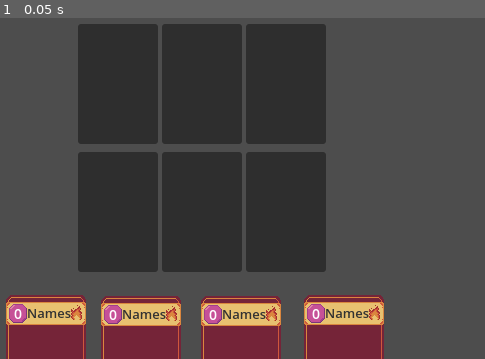
Above: before the commit, frame 1.
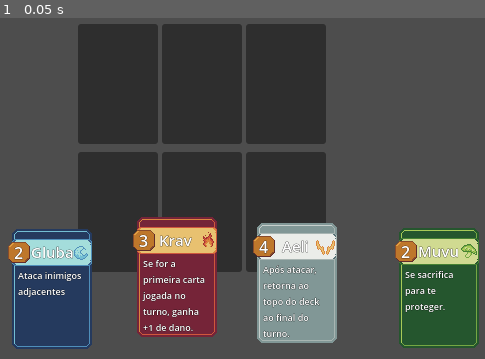
Above: after the commit, the same moment.

Repository: JonathanGoveira/CardGameTemplateGodot
Game: Godot game, scene res://scenes/battle_scene.tscn
Same seed, same stepped clock (60 frames per second), same inputs: the game is played once before the commit and once after it.
Inputs:
- Up to frame 1 (0.05 s): no input

The runs differ from the first frame. In frame 1, 29% of the frame differs, in the area x 1-99%, y 58-100%.

Commit message:
Created data card
Criado a estrutura dos dados das cartas como Resource e criado um script base para os efeitos das cartas chamado DomEffect

Diff:
--- a/cardgametemplate/scenes/battle_scene.tscn
+++ b/cardgametemplate/scenes/battle_scene.tscn
@@ -1,7 +1,11 @@
-[gd_scene load_steps=3 format=3 uid="uid://yuveqbc7xvx4"]
+[gd_scene load_steps=7 format=3 uid="uid://yuveqbc7xvx4"]
 
 [ext_resource type="PackedScene" uid="uid://dkuk5uaw56b8f" path="res://scenes/board.tscn" id="1_kinr6"]
-[ext_resource type="PackedScene" uid="uid://de5yyhfqcn1gb" path="res://scenes/cards/card_template.tscn" id="2_rca61"]
+[ext_resource type="PackedScene" uid="uid://b2f0gstxcgifp" path="res://scenes/cards/card_base.tscn" id="2_rca61"]
+[ext_resource type="Resource" uid="uid://cnjqx25hjbo5x" path="res://scripts/cards/data/nymara/gluba_card_data.tres" id="3_8qdv8"]
+[ext_resource type="Resource" uid="uid://bkajiysgoiwdc" path="res://scripts/cards/data/lumestral/krav_card_data.tres" id="4_8qdv8"]
+[ext_resource type="Resource" uid="uid://dfh03sg6oh3qk" path="res://scripts/cards/data/aerelis/aeli_card_data.tres" id="5_1i8jf"]
+[ext_resource type="Resource" uid="uid://d21nvole0t8r5" path="res://scripts/cards/data/drelvara/muvu_card_data.tres" id="6_svpld"]
 
 [node name="GameManager" type="Node"]
 
@@ -15,14 +19,30 @@
 offset_right = 171.0
 offset_bottom = 25.0
 
-[node name="CardTemplate" parent="." instance=ExtResource("2_rca61")]
-position = Vector2(139, 356)
+[node name="Gluba" parent="." instance=ExtResource("2_rca61")]
+offset_left = 101.0
+offset_top = 230.0
+offset_right = 141.0
+offset_bottom = 270.0
+dados = ExtResource("3_8qdv8")
 
-[node name="CardTemplate2" parent="." instance=ExtResource("2_rca61")]
-position = Vector2(234, 357)
+[node name="Krav" parent="." instance=ExtResource("2_rca61")]
+offset_left = 226.0
+offset_top = 218.0
+offset_right = 266.0
+offset_bottom = 258.0
+dados = ExtResource("4_8qdv8")
 
-[node name="CardTemplate3" parent="." instance=ExtResource("2_rca61")]
-position = Vector2(334, 357)
+[node name="Aeli" parent="." instance=ExtResource("2_rca61")]
+offset_left = 346.0
+offset_top = 224.0
+offset_right = 386.0
+offset_bottom = 264.0
+dados = ExtResource("5_1i8jf")
 
-[node name="CardTemplate4" parent="." instance=ExtResource("2_rca61")]
-position = Vector2(437, 356)
+[node name="Muvu" parent="." instance=ExtResource("2_rca61")]
+offset_left = 488.0
+offset_top = 229.0
+offset_right = 528.0
+offset_bottom = 269.0
+dados = ExtResource("6_svpld")
--- /dev/null
+++ b/cardgametemplate/scenes/cards/card_base.tscn
@@ -0,0 +1,56 @@
+[gd_scene load_steps=5 format=3 uid="uid://b2f0gstxcgifp"]
+
+[ext_resource type="Script" uid="uid://0n5l5kkek0l1" path="res://scripts/cards/card_base.gd" id="1_gqcvk"]
+
+[sub_resource type="LabelSettings" id="LabelSettings_vvmxj"]
+font_size = 15
+outline_size = 1
+outline_color = Color(0, 0, 0, 1)
+
+[sub_resource type="LabelSettings" id="LabelSettings_sf5il"]
+outline_size = 1
+outline_color = Color(0, 0, 0, 1)
+
+[sub_resource type="LabelSettings" id="LabelSettings_uh4ib"]
+font_size = 9
+outline_size = 1
+outline_color = Color(0, 0, 0, 1)
+
+[node name="CardBase" type="Control"]
+layout_mode = 3
+anchors_preset = 0
+offset_right = 40.0
+offset_bottom = 40.0
+script = ExtResource("1_gqcvk")
+
+[node name="TextureRect" type="TextureRect" parent="."]
+layout_mode = 0
+offset_right = 40.0
+offset_bottom = 40.0
+
+[node name="nome" type="Label" parent="."]
+layout_mode = 0
+offset_left = 23.0
+offset_top = 12.0
+offset_right = 63.0
+offset_bottom = 35.0
+label_settings = SubResource("LabelSettings_vvmxj")
+horizontal_alignment = 1
+
+[node name="dano" type="Label" parent="."]
+layout_mode = 0
+offset_left = 2.0
+offset_top = 12.0
+offset_right = 20.0
+offset_bottom = 35.0
+label_settings = SubResource("LabelSettings_sf5il")
+horizontal_alignment = 1
+
+[node name="descricaoDom" type="Label" parent="."]
+layout_mode = 0
+offset_left = 10.0
+offset_top = 40.0
+offset_right = 80.0
+offset_bottom = 98.0
+label_settings = SubResource("LabelSettings_uh4ib")
+autowrap_mode = 2
--- a/cardgametemplate/scenes/cards/card_template.tscn
+++ /dev/null
@@ -1,69 +0,0 @@
-[gd_scene load_steps=6 format=3 uid="uid://de5yyhfqcn1gb"]
-
-[ext_resource type="Texture2D" uid="uid://bo8e0k5bkr7vy" path="res://assets/cartas_template.png" id="1_mcxlm"]
-
-[sub_resource type="RectangleShape2D" id="RectangleShape2D_nk7vo"]
-size = Vector2(80, 120)
-
-[sub_resource type="LabelSettings" id="LabelSettings_mcxlm"]
-font_size = 13
-font_color = Color(0.196078, 0.196078, 0.196078, 1)
-
-[sub_resource type="LabelSettings" id="LabelSettings_nk7vo"]
-font_size = 14
-
-[sub_resource type="LabelSettings" id="LabelSettings_acu0s"]
-font_size = 11
-font_color = Color(0.176471, 0.176471, 0.176471, 1)
-
-[node name="CardTemplate" type="Node2D"]
-
-[node name="Area2D" type="Area2D" parent="."]
-
-[node name="CollisionShape2D" type="CollisionShape2D" parent="Area2D"]
-shape = SubResource("RectangleShape2D_nk7vo")
-
-[node name="Sprite2D" type="Sprite2D" parent="."]
-texture = ExtResource("1_mcxlm")
-hframes = 5
-frame = 1
-
-[node name="Name" type="Label" parent="."]
-offset_left = -19.0
-offset_top = -51.0
-offset_right = 25.0
-offset_bottom = -28.0
-size_flags_horizontal = 0
-size_flags_vertical = 0
-text = "Names"
-label_settings = SubResource("LabelSettings_mcxlm")
-horizontal_alignment = 1
-metadata/_edit_use_anchors_ = true
-
-[node name="Damage" type="Label" parent="."]
-offset_left = -36.0
-offset_top = -51.0
-offset_right = -20.0
-offset_bottom = -31.0
-text = "0"
-label_settings = SubResource("LabelSettings_nk7vo")
-horizontal_alignment = 1
-metadata/_edit_use_anchors_ = true
-
-[node name="Description" type="Label" parent="."]
-anchors_preset = 3
-anchor_left = 1.0
-anchor_top = 1.0
-anchor_right = 1.0
-anchor_bottom = 1.0
-offset_left = -35.0
-offset_top = 22.0
-offset_right = 66.0
-offset_bottom = 61.0
-grow_horizontal = 0
-grow_vertical = 0
-text = "Description"
-label_settings = SubResource("LabelSettings_acu0s")
-autowrap_mode = 2
-
-[node name="AnimationPlayer" type="AnimationPlayer" parent="."]
--- /dev/null
+++ b/cardgametemplate/scripts/cards/card_base.gd
@@ -0,0 +1,19 @@
+extends Control
+
+class_name CardBase
+
+@export var dados: CardData
+var habilidade: int
+var mana_acoplada: int = 0
+
+func _ready() -> void:
+	atualizar_ui()
+
+func atualizar_ui():
+	if dados == null:
+		return
+
+	$TextureRect.texture = dados.imagem_carta
+	$nome.text = dados.nome
+	$dano.text = str(dados.dano_base)
+	$descricaoDom.text = dados.descricao_dom
--- /dev/null
+++ b/cardgametemplate/scripts/cards/card_data.gd
@@ -0,0 +1,10 @@
+extends Resource
+
+class_name CardData
+
+@export var imagem_carta: Texture2D
+@export var nome: String
+@export var reino: String
+@export var dano_base: int
+@export var descricao_dom: String
+@export var dom: DomEffect
--- /dev/null
+++ b/cardgametemplate/scripts/cards/data/aerelis/aeli_card_data.tres
@@ -0,0 +1,13 @@
+[gd_resource type="Resource" script_class="CardData" load_steps=3 format=3 uid="uid://dfh03sg6oh3qk"]
+
+[ext_resource type="Texture2D" uid="uid://cptc6lofd6j4w" path="res://assets/aerelis.png" id="1_6545m"]
+[ext_resource type="Script" uid="uid://1crh8aj4cmt3" path="res://scripts/cards/card_data.gd" id="1_onkx7"]
+
+[resource]
+script = ExtResource("1_onkx7")
+imagem_carta = ExtResource("1_6545m")
+nome = "Aeli"
+reino = "Aerelis"
+dano_base = 4
+descricao_dom = "Após atacar, retorna ao topo do deck ao final do turno."
+metadata/_custom_type_script = "uid://1crh8aj4cmt3"
--- /dev/null
+++ b/cardgametemplate/scripts/cards/data/drelvara/muvu_card_data.tres
@@ -0,0 +1,19 @@
+[gd_resource type="Resource" script_class="CardData" load_steps=5 format=3 uid="uid://d21nvole0t8r5"]
+
+[ext_resource type="Script" uid="uid://1crh8aj4cmt3" path="res://scripts/cards/card_data.gd" id="1_6v6mk"]
+[ext_resource type="Script" uid="uid://qyjq6d6bddgl" path="res://scripts/cards/effects/drelvara/muvu_effect.gd" id="1_tpkk5"]
+[ext_resource type="Texture2D" uid="uid://crdew7cv1q25w" path="res://assets/drelvara.png" id="2_ddwhf"]
+
+[sub_resource type="Resource" id="Resource_ctrdq"]
+script = ExtResource("1_tpkk5")
+metadata/_custom_type_script = "uid://qyjq6d6bddgl"
+
+[resource]
+script = ExtResource("1_6v6mk")
+imagem_carta = ExtResource("2_ddwhf")
+nome = "Muvu"
+reino = "Drelvara"
+dano_base = 2
+descricao_dom = "Se sacrifica para te proteger."
+dom = SubResource("Resource_ctrdq")
+metadata/_custom_type_script = "uid://1crh8aj4cmt3"
--- /dev/null
+++ b/cardgametemplate/scripts/cards/data/lumestral/krav_card_data.tres
@@ -0,0 +1,19 @@
+[gd_resource type="Resource" script_class="CardData" load_steps=5 format=3 uid="uid://bkajiysgoiwdc"]
+
+[ext_resource type="Script" uid="uid://1crh8aj4cmt3" path="res://scripts/cards/card_data.gd" id="1_33i62"]
+[ext_resource type="Texture2D" uid="uid://8fae1hn3xobh" path="res://assets/lumestral.png" id="1_gl3fi"]
+[ext_resource type="Script" uid="uid://dfv4llsl86v8q" path="res://scripts/cards/effects/lumestral/krav_effect.gd" id="1_wpsmd"]
+
+[sub_resource type="Resource" id="Resource_chkxl"]
+script = ExtResource("1_wpsmd")
+metadata/_custom_type_script = "uid://dfv4llsl86v8q"
+
+[resource]
+script = ExtResource("1_33i62")
+imagem_carta = ExtResource("1_gl3fi")
+nome = "Krav"
+reino = "Lumestral"
+dano_base = 3
+descricao_dom = "Se for a primeira carta jogada no turno, ganha +1 de dano."
+dom = SubResource("Resource_chkxl")
+metadata/_custom_type_script = "uid://1crh8aj4cmt3"
--- /dev/null
+++ b/cardgametemplate/scripts/cards/data/nymara/gluba_card_data.tres
@@ -0,0 +1,19 @@
+[gd_resource type="Resource" script_class="CardData" load_steps=5 format=3 uid="uid://cnjqx25hjbo5x"]
+
+[ext_resource type="Script" uid="uid://1crh8aj4cmt3" path="res://scripts/cards/card_data.gd" id="1_62hcd"]
+[ext_resource type="Script" uid="uid://c1jaekvepxu27" path="res://scripts/cards/effects/nymara/gluba_effect.gd" id="1_vbjv7"]
+[ext_resource type="Texture2D" uid="uid://c3h3qtftgxxjj" path="res://assets/nymara.png" id="2_2euja"]
+
+[sub_resource type="Resource" id="Resource_vbjv7"]
+script = ExtResource("1_vbjv7")
+metadata/_custom_type_script = "uid://c1jaekvepxu27"
+
+[resource]
+script = ExtResource("1_62hcd")
+imagem_carta = ExtResource("2_2euja")
+nome = "Gluba"
+reino = "Nymara"
+dano_base = 2
+descricao_dom = "Ataca inimigos adjacentes"
+dom = SubResource("Resource_vbjv7")
+metadata/_custom_type_script = "uid://1crh8aj4cmt3"
--- /dev/null
+++ b/cardgametemplate/scripts/cards/dom_effect_resource.gd
@@ -0,0 +1,7 @@
+extends Resource
+
+class_name  DomEffect
+
+func exectar (card, board_state) -> void:
+	# Essa função será sobrescrita pelas subclasses (como Gluba, Muvu)
+	pass
--- /dev/null
+++ b/cardgametemplate/scripts/cards/effects/aerelis/aeli_effect.gd
@@ -0,0 +1,8 @@
+extends DomEffect
+
+class_name AeliEffect
+
+func executar (card, board_state) -> void:
+	# O Dom ainda não executa a lógica,
+	# Mas isso aqui garante que o jogo não quebre.
+	print("Aeli entrou em campo.")
--- /dev/null
+++ b/cardgametemplate/scripts/cards/effects/drelvara/muvu_effect.gd
@@ -0,0 +1,8 @@
+extends DomEffect
+
+class_name MuvuEffect
+
+func executar (card, board_state) -> void:
+	# O Dom ainda não executa a lógica,
+	# Mas isso aqui garante que o jogo não quebre.
+	print("Muvu entrou em campo.")
--- /dev/null
+++ b/cardgametemplate/scripts/cards/effects/lumestral/krav_effect.gd
@@ -0,0 +1,8 @@
+extends DomEffect
+
+class_name KravEffect
+
+func executar (card, board_state) -> void:
+	# O Dom ainda não executa a lógica,
+	# Mas isso aqui garante que o jogo não quebre.
+	print("Krav entrou em campo.")
--- /dev/null
+++ b/cardgametemplate/scripts/cards/effects/nymara/gluba_effect.gd
@@ -0,0 +1,7 @@
+extends DomEffect
+
+class_name GlubaEffect
+func executar (card, board_state) -> void:
+	# O Dom ainda não executa a lógica,
+	# Mas isso aqui garante que o jogo não quebre.
+	print("Gluba entrou em campo.")
Binary file removed: cardgametemplate/assets/cartas_template.png
Not shown, removed: cardgametemplate/assets/cartas_template.png.import
Not shown, added: cardgametemplate/scripts/cards/card_base.gd.uid
Not shown, added: cardgametemplate/scripts/cards/card_data.gd.uid
Not shown, added: cardgametemplate/scripts/cards/dom_effect_resource.gd.uid
Not shown, added: cardgametemplate/scripts/cards/effects/aerelis/aeli_effect.gd.uid
Not shown, added: cardgametemplate/scripts/cards/effects/drelvara/muvu_effect.gd.uid
Not shown, added: cardgametemplate/scripts/cards/effects/lumestral/krav_effect.gd.uid
Not shown, added: cardgametemplate/scripts/cards/effects/nymara/gluba_effect.gd.uid
